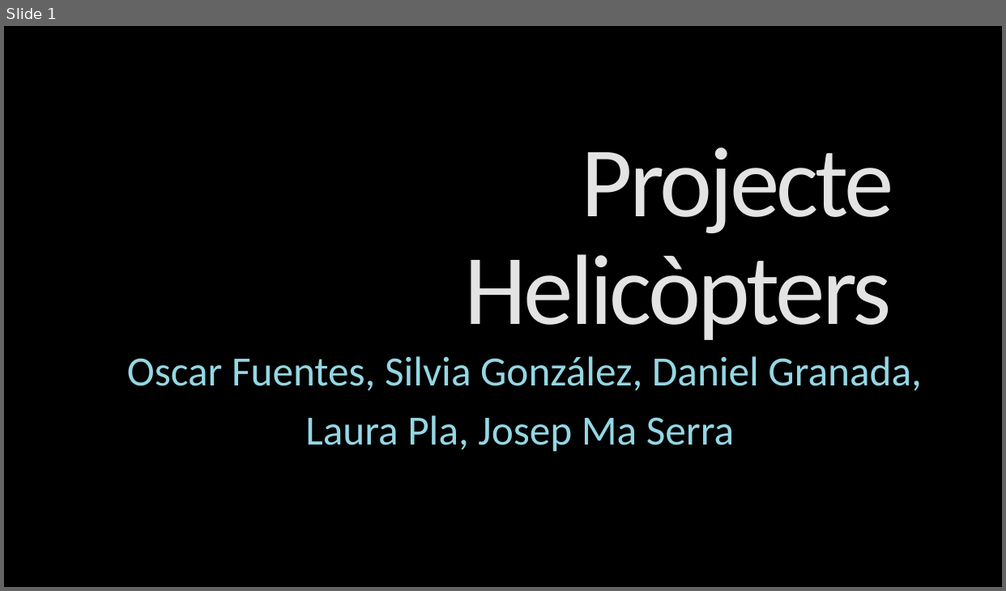
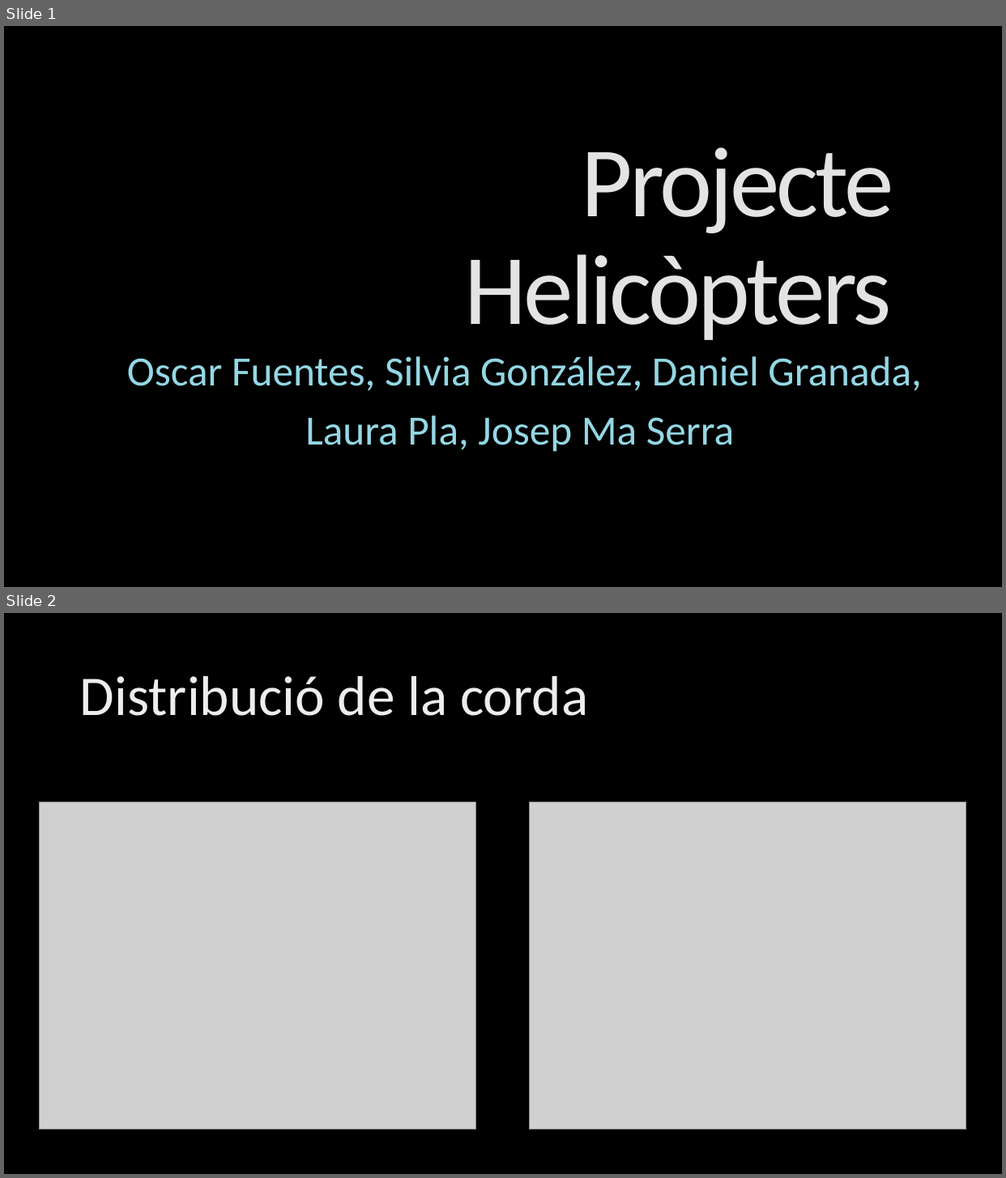
Before and after one commit to laurapla/Helicopter-BEM, a slide deck: Projecte Helicòpters.pptx. Shown one above the other, each under a label of ours: slide 1 before the commit, slides 1 and 2 after it. The pictures are 1006x591 and 1006x1178 pixels, drawn with LibreOffice and Linux fonts; fonts in the diff are those of the drawing; grey boxes stand for pictures; background and template pictures are left out. Boxes give left, top, right and bottom in pixels: in the first picture for what was removed or moved away, otherwise in the second. Text is boxed around its words. In the diff, an @@ line names an element or a change of style, - is before the commit and + after.

```diff
--- a/Projecte Helicòpters.pptx
+++ b/Projecte Helicòpters.pptx
@@ slide 2 added at box(4, 613, 1002, 1174), background picture (left out) @@
@@ title added at box(80, 676, 588, 716), 54 pt, text gradient #BFBFBF to #EDEDED to #FFFFFF @@
+Distribució de la corda
@@ picture added at box(39, 803, 475, 1131) @@
@@ picture added at box(530, 803, 966, 1131) @@
```
Also in this commit, not shown: 5 other slides added, 3 slides removed.
